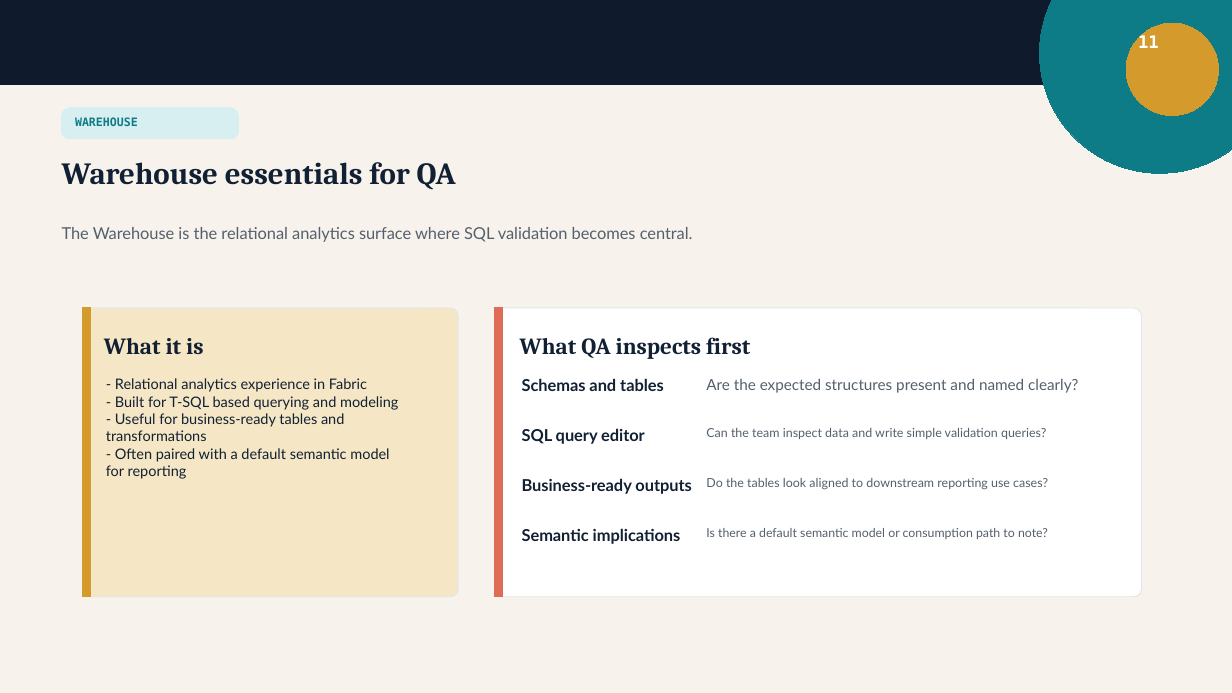
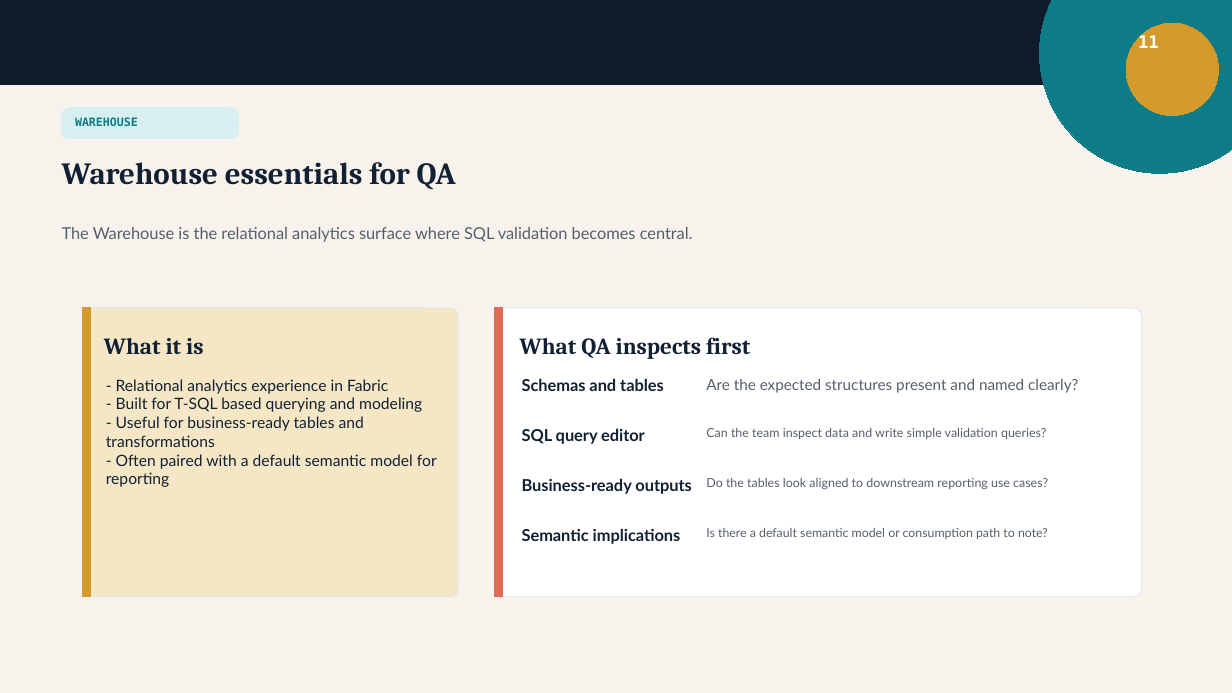
Before and after one commit to krish1711/MS-Fabric-QA-Training, a slide deck: slide 11 of Module 1/Module 1.pptx. Drawn at 1232x693 pixels with LibreOffice and Linux fonts; fonts in the diff are those of the drawing. Boxes give left, top, right and bottom in pixels: in the first picture for what was removed or moved away, otherwise in the second. Text is boxed around its words. In the diff, an @@ line names an element or a change of style, - is before the commit and + after.

```diff
--- a/Module 1/Module 1.pptx
+++ b/Module 1/Module 1.pptx
@@ text "- Relational analytics experience in ..." at box(106, 379, 437, 487): size 11.3 to 12.2 pt @@
```
Also in this commit, not shown: 4 other slides changed, 5 other files.
